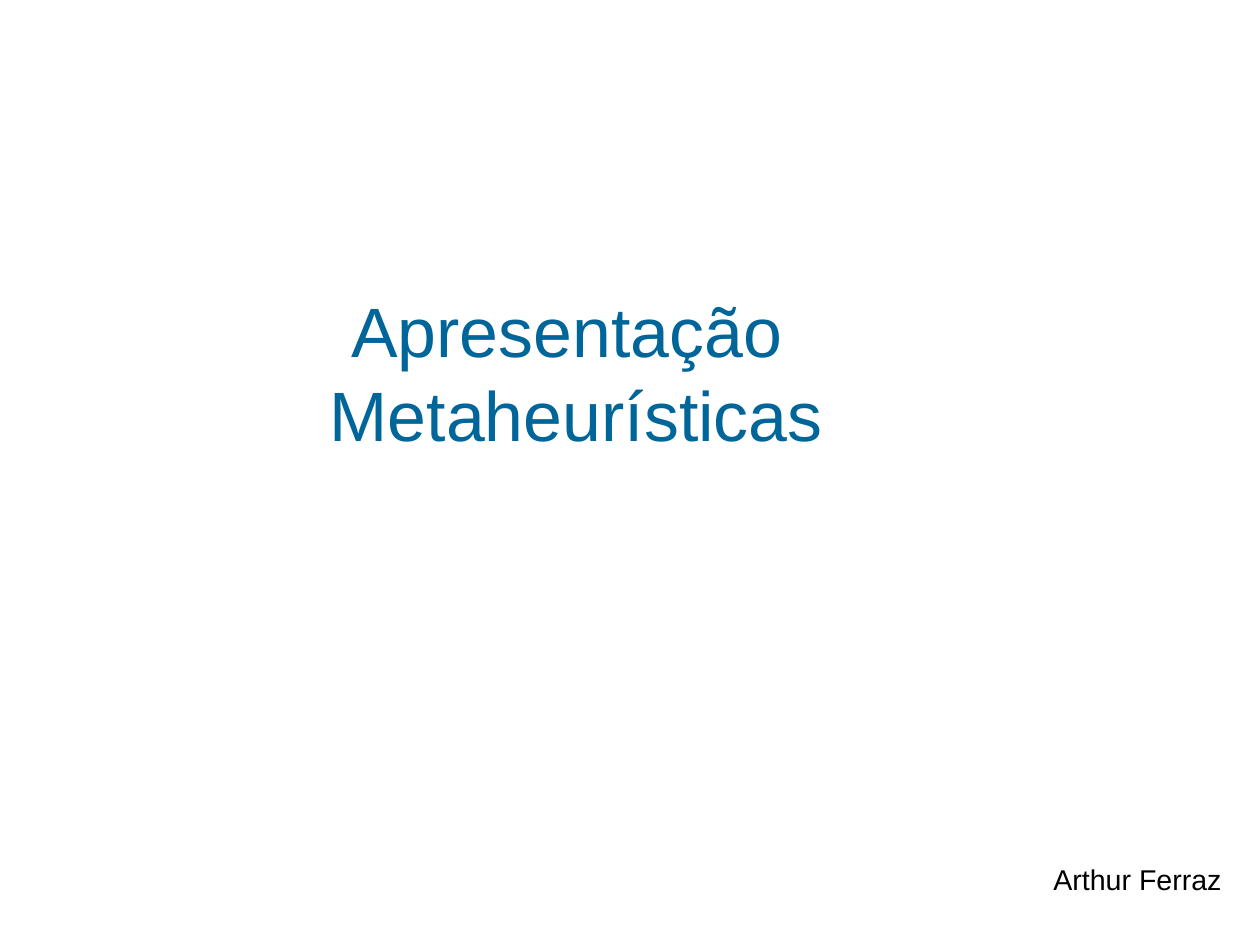
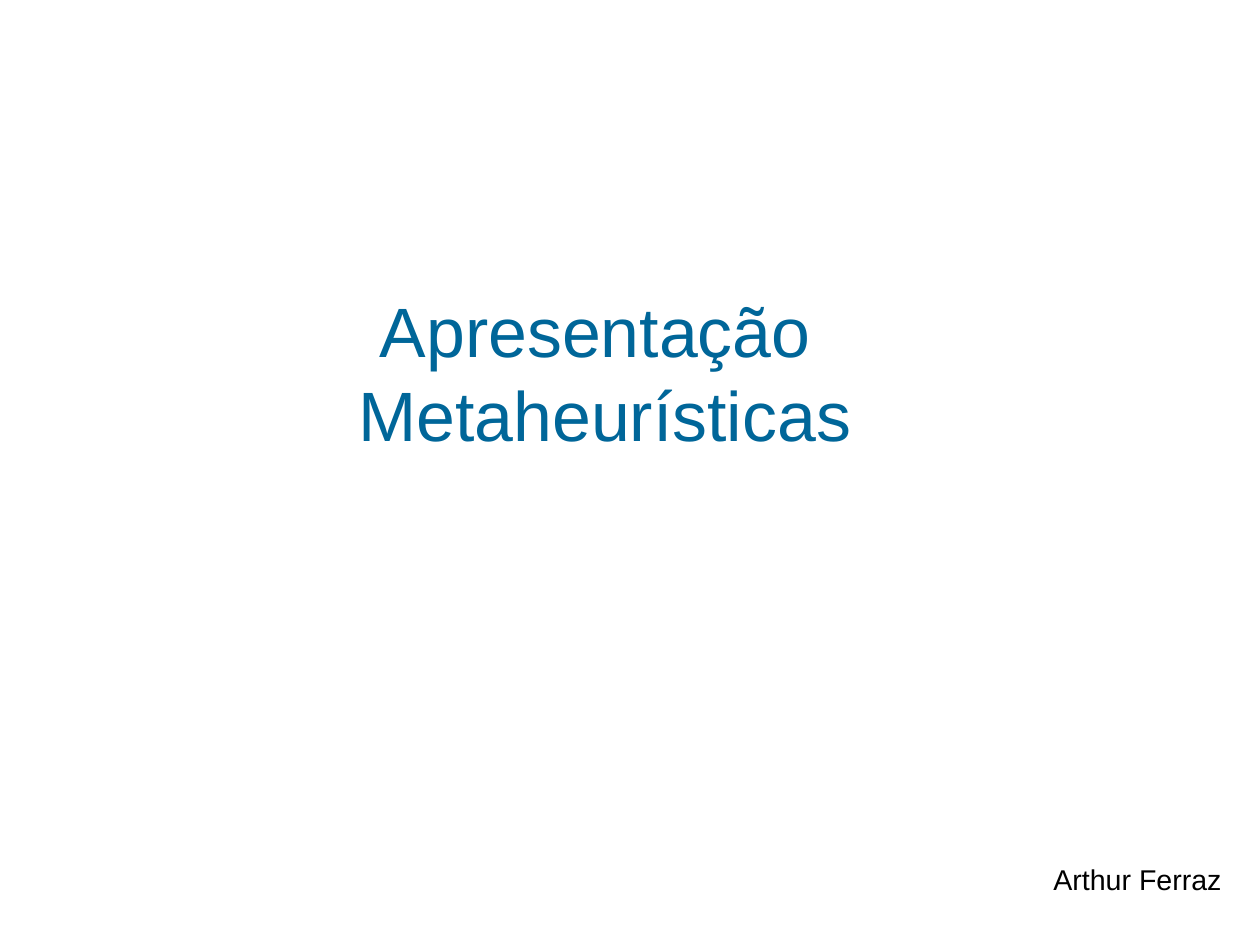
Before and after one commit to FerrazArthur/metaheuristicas, a slide deck: slide 1 of apresentacao.odp. Drawn at 1260x945 pixels with LibreOffice and Linux fonts; fonts in the diff are those of the drawing; background and template pictures are left out. Boxes give left, top, right and bottom in pixels: in the first picture for what was removed or moved away, otherwise in the second. Text is boxed around its words. In the diff, an @@ line names an element or a change of style, - is before the commit and + after.

```diff
--- a/apresentacao.odp
+++ b/apresentacao.odp
@@ title "Apresentação Metaheurísticas": place and size @@
-title "Apresentação Metaheurísticas" at bbox=[330, 307, 823, 442]
+title "Apresentação Metaheurísticas" at bbox=[358, 307, 851, 442]
```
Also in this commit, not shown: 1 other slide changed, 5 other files.
